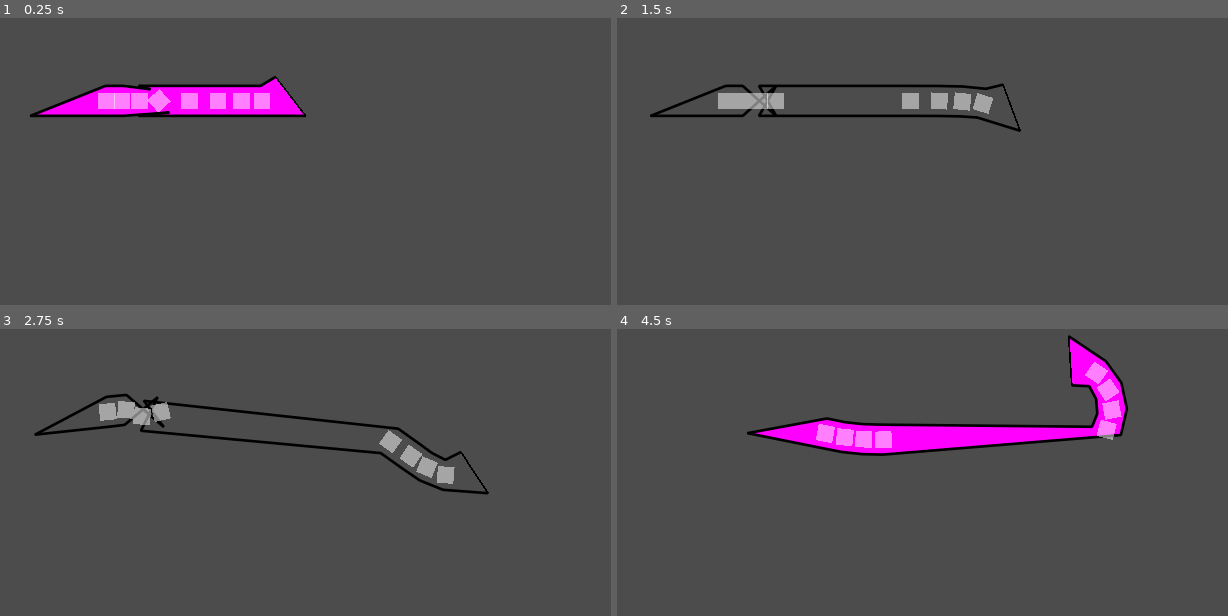
Above: before the commit, frames 1-4 (two rows, left to right).
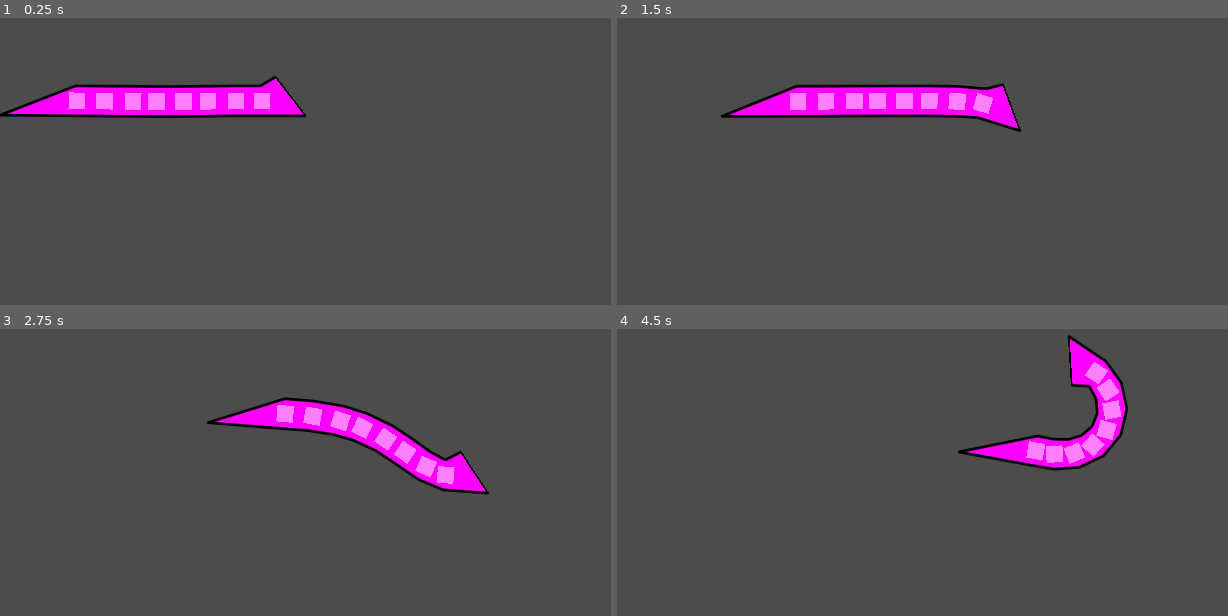
Above: after the commit, the same moments.

Repository: elektito/wyrmsim
Game: Godot game, scene res://World.tscn
The game is run twice, just before and just after one commit, with the same random seed, the same clock (stepped at 60 frames per second) and the same inputs. The engine's default icon, where the game draws it, is replaced by a stand-in: a white triangle on a blue panel in a dark square.
Inputs:
- Up to frame 1 (0.25 s): no input
- Up to frame 2 (1.5 s): hold D (right) 0.53-1.28 s; hold S (down) from 1.28 s (still down)
- Up to frame 3 (2.75 s): release S (down) at 2.03 s; hold D (right) from 2.03 s (still down)
- Up to frame 4 (4.5 s): release D (right) at 2.78 s; hold W (up) 2.78-3.53 s; hold A (left) from 3.53 s (still down)

The runs differ from the first frame. In frame 1, 1.8% of the frame differs, in the area x 0-41%, y 22-35%; in frame 2, 5.0%; in frame 3, 6.1%; in frame 4, 6.4%, in the area x 21-83%, y 30-50%.

Commit message:
Revert "Arrange wyrm segments"
This reverts commit 6cbda69b571de26950450bada5fdc567224adcb9.

Diff:
--- a/Segment.gd
+++ b/Segment.gd
@@ -10,7 +10,7 @@
 var original_distance := 0.0
 var last_pos
 
-func init():
+func _ready():
 	if leading_segment:
 		leading_node = get_node(leading_segment)
 		original_distance = (leading_node.global_position - global_position).length()
--- a/Wyrm.gd
+++ b/Wyrm.gd
@@ -1,13 +1,10 @@
 extends Polygon2D
-
-const CHILD_DISTANCE := 10
 
 export(bool) var show_debug := false
 var rects := []
 
 func _ready():
 	update_poly()
-	arrange_children()
 
 
 func _draw():
@@ -66,17 +63,5 @@
 	polygon = PoolVector2Array(points)
 
 
-func arrange_children():
-	var children := get_children()
-	var prev_child
-	for i in range(len(children)):
-		var child = get_child(i)
-		if i != 0:
-			child.position.x = prev_child.position.x - prev_child.get_node('rect').rect_size.x - CHILD_DISTANCE
-			child.position.y = prev_child.position.y
-		child.init()
-		prev_child = child
-
-
 func _physics_process(delta):
 	update_poly()
